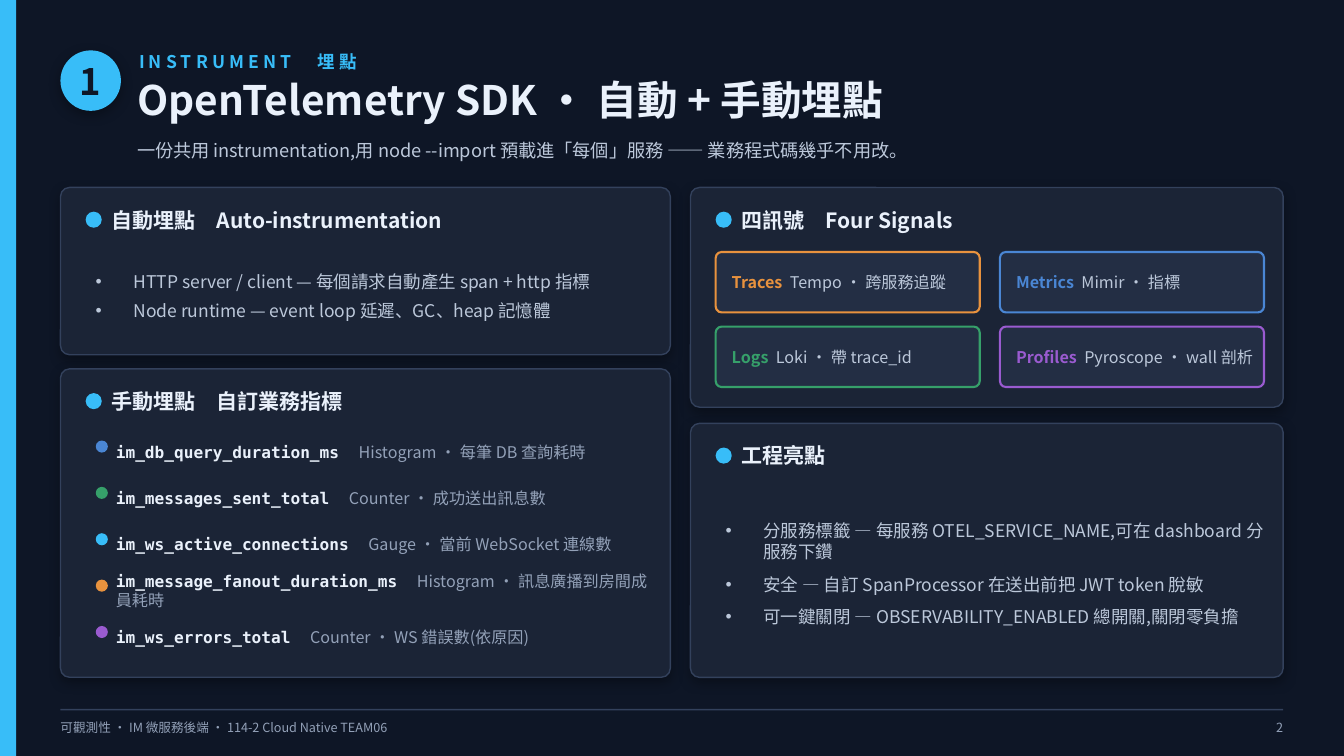
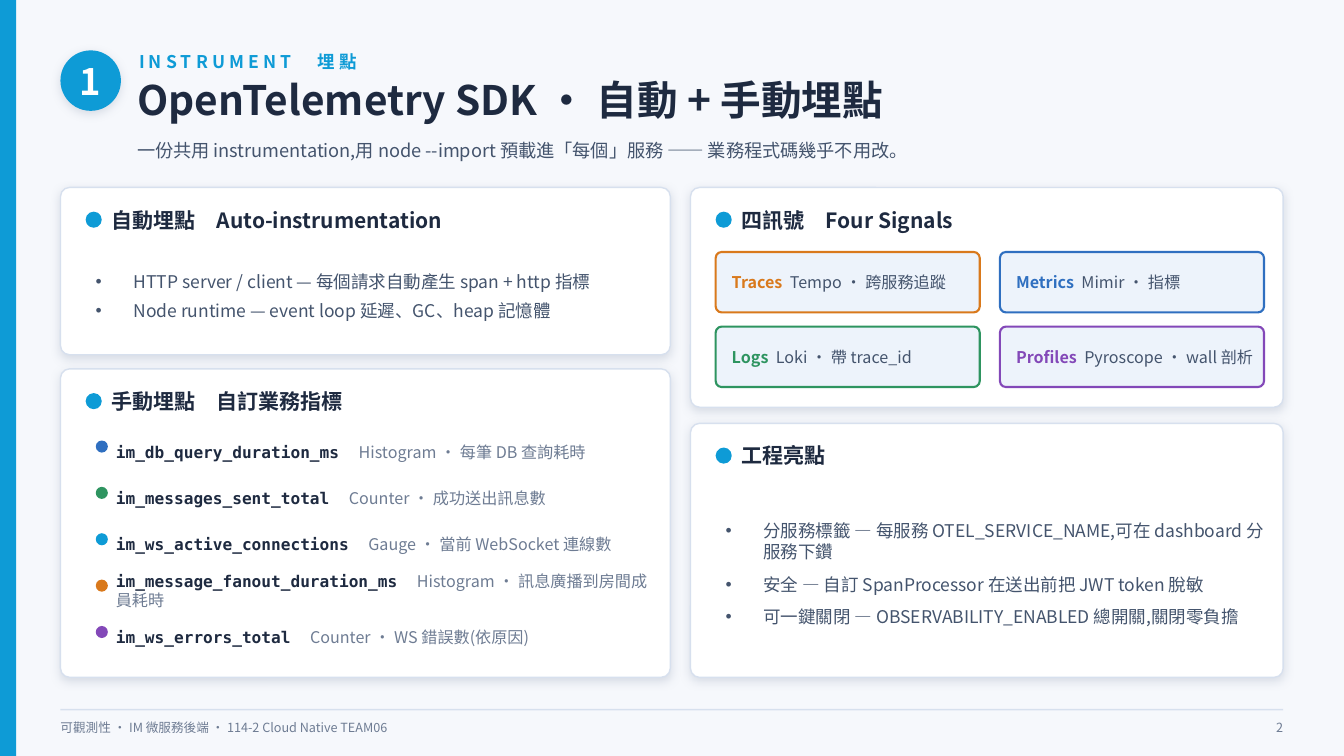
Before and after one commit to 114-2-Cloud-Native-TEAM06/backend-sketch, a slide deck: slide 2 of ops/observability/observability.pptx. Drawn at 1344x756 pixels with LibreOffice and Linux fonts; fonts in the diff are those of the drawing. Boxes give left, top, right and bottom in pixels: in the first picture for what was removed or moved away, otherwise in the second. Text is boxed around its words. In the diff, an @@ line names an element or a change of style, - is before the commit and + after.

Commit message:
docs(observability): switch presentation deck to light theme
Repalette the 7-slide deck to a light/white scheme (dark text on white cards,
colored header bands kept). Re-verified all slides via PowerPoint export.

```diff
--- a/ops/observability/observability.pptx
+++ b/ops/observability/observability.pptx
@@ background #0E1626 to #F6F8FC @@
@@ text "1" at bbox=[80, 68, 101, 95]: text colour #0E1626 to #FFFFFF @@
@@ ellipse at bbox=[60, 50, 121, 111]: fill #38BDF8 to #0E9BD6; shadow changed @@
@@ text "INSTRUMENT 埋點" at bbox=[139, 53, 357, 70]: text colour #38BDF8 to #0E9BD6 @@
@@ rounded rectangle at bbox=[716, 252, 980, 313]: fill #232E44 to #EDF3FB; outline #E8923E 1.5 pt to #D9791C 1.5 pt @@
@@ text "Traces Tempo · 跨服務追蹤" at bbox=[732, 274, 946, 292]: text colour #E8923E to #D9791C in "Traces"; text colour #BCC8DA to #44546D in "Tempo · 跨服務追蹤" @@
@@ rounded rectangle at bbox=[1000, 252, 1264, 313]: fill #232E44 to #EDF3FB; outline #4A86D4 1.5 pt to #2F6FC0 1.5 pt @@
@@ text "Metrics Mimir · 指標" at bbox=[1016, 274, 1180, 290]: text colour #4A86D4 to #2F6FC0 in "Metrics"; text colour #BCC8DA to #44546D in "Mimir · 指標" @@
@@ rounded rectangle at bbox=[716, 327, 980, 387]: fill #232E44 to #EDF3FB; outline #36A06A 1.5 pt to #2E9460 1.5 pt @@
@@ text "Logs Loki · 帶 trace_id" at bbox=[732, 349, 912, 367]: text colour #36A06A to #2E9460 in "Logs"; text colour #BCC8DA to #44546D in "Loki · 帶 trace_id" @@
@@ rounded rectangle at bbox=[1000, 327, 1264, 387]: fill #232E44 to #EDF3FB; outline #9A5BD0 1.5 pt to #8348B8 1.5 pt @@
@@ text "Profiles Pyroscope · wall 剖析" at bbox=[1016, 349, 1253, 367]: text colour #9A5BD0 to #8348B8 in "Profiles"; text colour #BCC8DA to #44546D in "Pyroscope · wall 剖析" @@
@@ ellipse at bbox=[96, 441, 108, 453]: fill #4A86D4 to #2F6FC0 @@
@@ text "im_db_query_duration_ms Histogram · 每筆 DB ..." at bbox=[116, 444, 585, 462]: text colour #EAF1FB to #1E2A40 in "im_db_query_duration_ms"; text colour #93A1B8 to #6E7C93 in "Histogram · 每筆 DB 查詢耗時" @@
@@ fill #1B2436 to #FFFFFF; outline #33415C 1 pt to #D7E0EE 1 pt; shadow changed in 4 elements at bbox=[60, 188, 670, 355], bbox=[60, 369, 670, 678], bbox=[691, 188, 1284, 407], bbox=[691, 423, 1284, 678] @@
@@ fill #38BDF8 to #0E9BD6 in 6 elements at bbox=[0, 0, 16, 756], bbox=[86, 212, 102, 228], bbox=[86, 393, 102, 409], bbox=[96, 533, 108, 545], bbox=[716, 212, 732, 228], bbox=[716, 448, 732, 464] @@
@@ text colour #EAF1FB to #1E2A40 in 5 elements at bbox=[137, 80, 882, 124], bbox=[112, 207, 442, 233], bbox=[112, 391, 343, 411], bbox=[742, 210, 953, 233], bbox=[742, 445, 826, 465] @@
@@ ellipse at bbox=[96, 487, 108, 499]: fill #36A06A to #2E9460 @@
@@ text "im_messages_sent_total Counter · 成功送出訊息數" at bbox=[116, 490, 546, 508]: text colour #EAF1FB to #1E2A40 in "im_messages_sent_total"; text colour #93A1B8 to #6E7C93 in "Counter · 成功送出訊息數" @@
@@ text colour #BCC8DA to #44546D in 3 elements at bbox=[137, 141, 908, 161], bbox=[134, 273, 590, 321], bbox=[764, 522, 1264, 626] @@
@@ text "im_ws_active_connections Gauge · 當前 WebSocket ..." at bbox=[116, 536, 611, 554]: text colour #EAF1FB to #1E2A40 in "im_ws_active_connections"; text colour #93A1B8 to #6E7C93 in "Gauge · 當前 WebSocket 連線數" @@
@@ ellipse at bbox=[96, 580, 108, 592]: fill #E8923E to #D9791C @@
@@ text "im_message_fanout_duration_ms Histogram · 訊息廣播到房間成員耗時" at bbox=[116, 573, 647, 591]: text colour #EAF1FB to #1E2A40 in "im_message_fanout_duration_ms"; text colour #93A1B8 to #6E7C93 in "Histogram · 訊息廣播到房間成員耗時" @@
@@ ellipse at bbox=[96, 626, 108, 638]: fill #9A5BD0 to #8348B8 @@
@@ text "im_ws_errors_total Counter · WS 錯誤數(依原因)" at bbox=[116, 629, 529, 647]: text colour #EAF1FB to #1E2A40 in "im_ws_errors_total"; text colour #93A1B8 to #6E7C93 in "Counter · WS 錯誤數(依原因)" @@
@@ text "可觀測性 · IM 微服務後端 · ..." at bbox=[60, 721, 387, 733]: text colour #93A1B8 to #6E7C93 @@
@@ line (60, 710) - (1284, 710): stroke #33415C 1 pt to #D7E0EE 1 pt @@
@@ text "2" at bbox=[1276, 722, 1283, 732]: text colour #93A1B8 to #6E7C93 @@
```
Also in this commit, not shown: 6 other slides changed.
